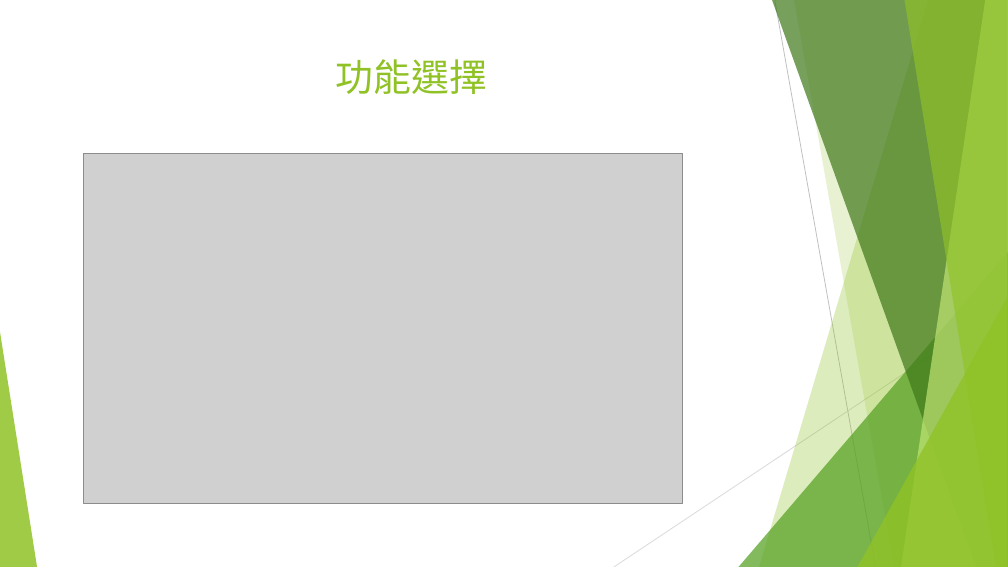
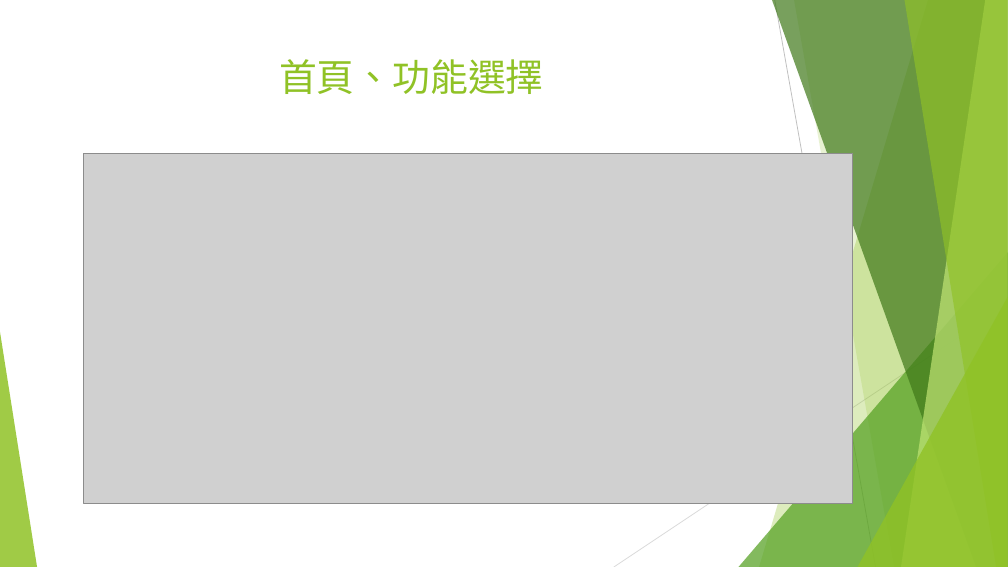
Before and after one commit to happy1103/SecretCloset, a slide deck: slide 5 of Webprograming/document/00457004+00457013.pptx. Drawn at 1008x567 pixels with LibreOffice and Linux fonts; fonts in the diff are those of the drawing; grey boxes stand for pictures. Boxes give left, top, right and bottom in pixels: in the first picture for what was removed or moved away, otherwise in the second. Text is boxed around its words. In the diff, an @@ line names an element or a change of style, - is before the commit and + after.

```diff
--- a/Webprograming/document/00457004+00457013.pptx
+++ b/Webprograming/document/00457004+00457013.pptx
@@ title at <box>279,59,544,94</box>: text changed @@
-功能選擇
+首頁、功能選擇
@@ picture: place and size @@
-picture at <box>84,154,684,504</box>
+picture at <box>84,154,854,504</box>
```
Also in this commit, not shown: 8 other slides changed, 2 slides added.
